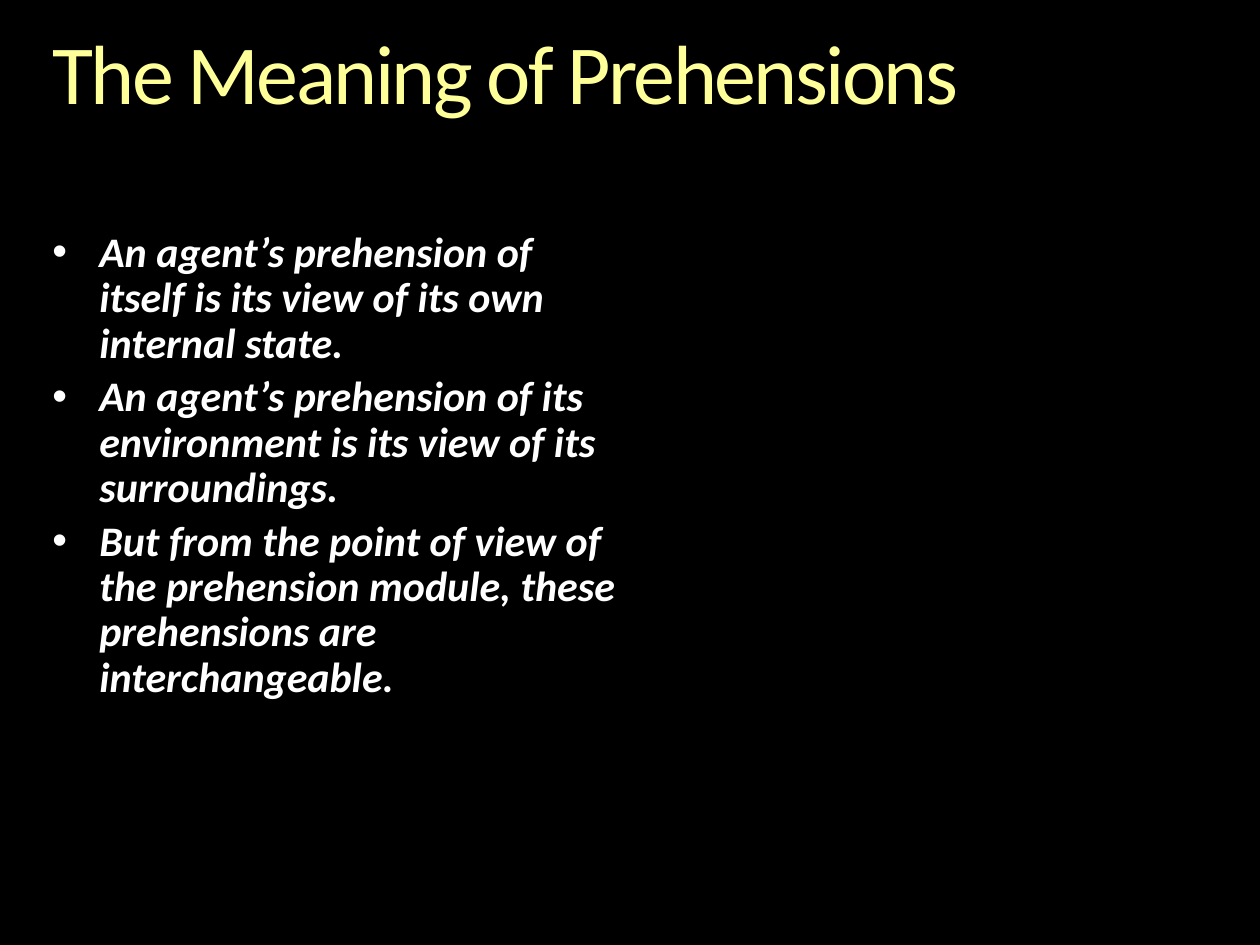
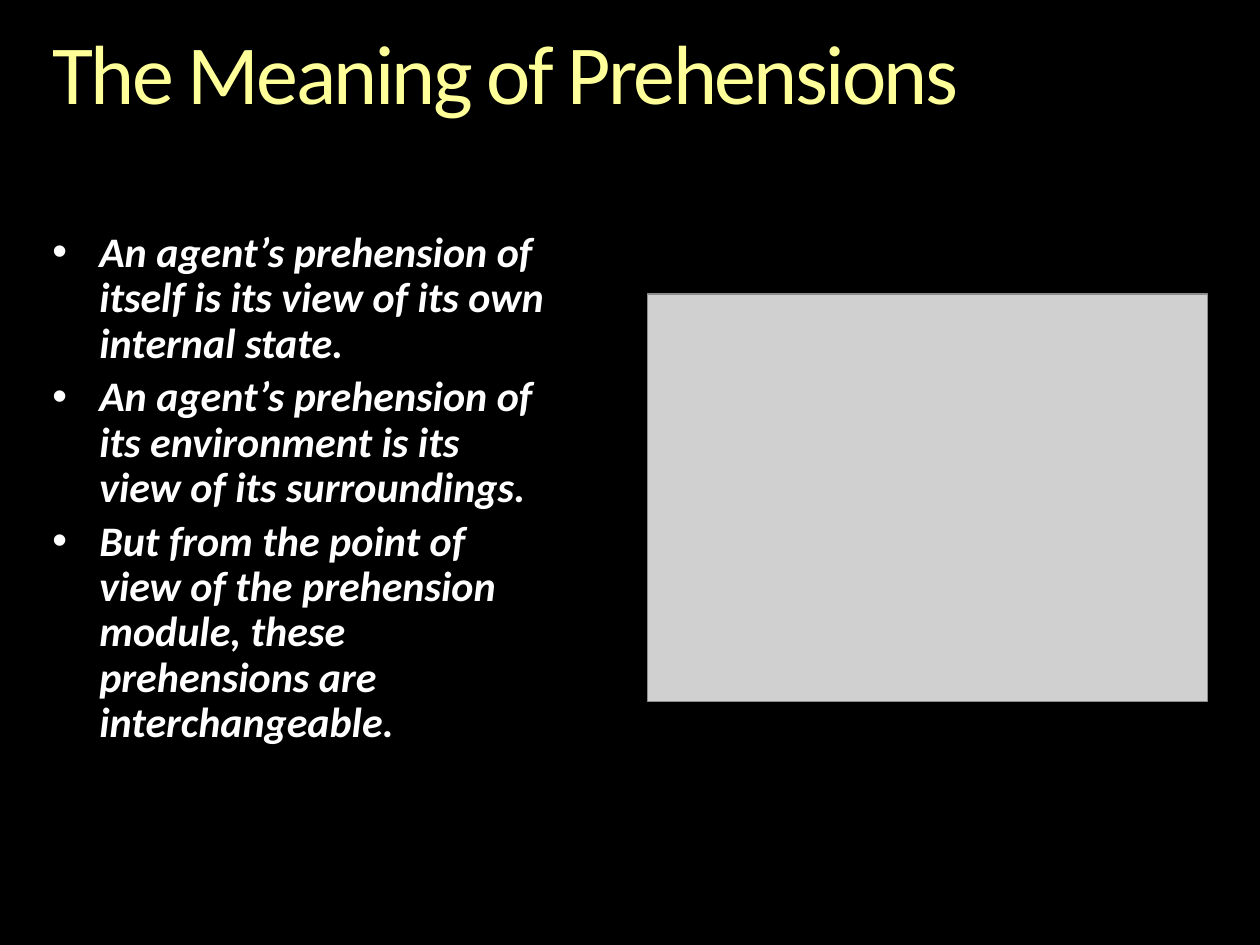
Before and after one commit to gcallah/indras_net, a slide deck: slide 19 of docs/ABMsAsAlgebraic.pptx. Drawn at 1260x945 pixels with LibreOffice and Linux fonts; fonts in the diff are those of the drawing; grey boxes stand for pictures; background and template pictures are left out. Boxes give left, top, right and bottom in pixels: in the first picture for what was removed or moved away, otherwise in the second. Text is boxed around its words. In the diff, an @@ line names an element or a change of style, - is before the commit and + after.

```diff
--- a/docs/ABMsAsAlgebraic.pptx
+++ b/docs/ABMsAsAlgebraic.pptx
@@ text "An agent’s prehension of itself ..." rewrapped from (x1=99, y1=237, x2=615, y2=699) to (x1=99, y1=237, x2=543, y2=744) @@
@@ picture added at (x1=648, y1=294, x2=1207, y2=701) @@
```
Also in this commit, not shown: 3 other slides changed, 1 slide added.
